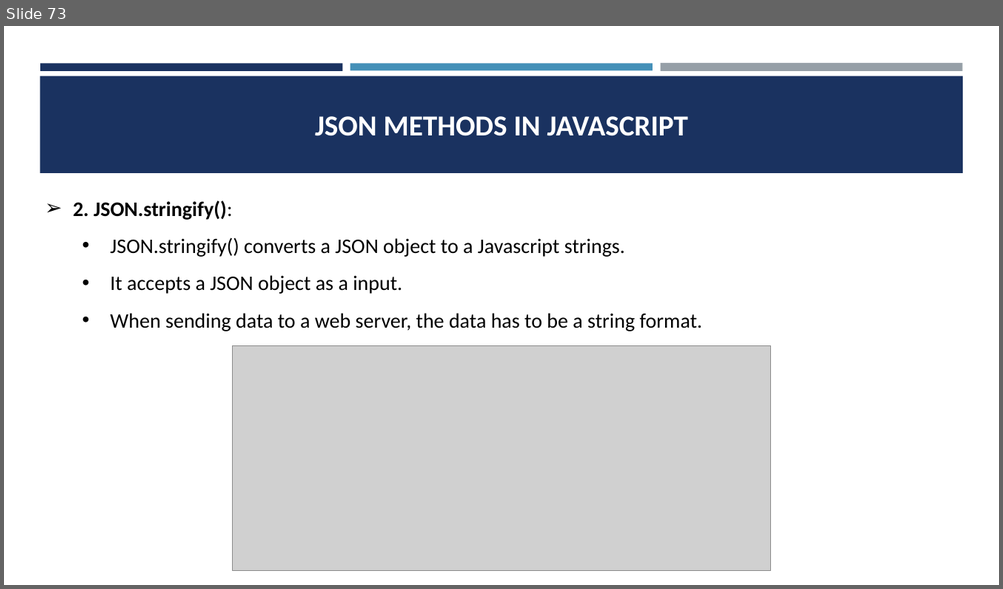
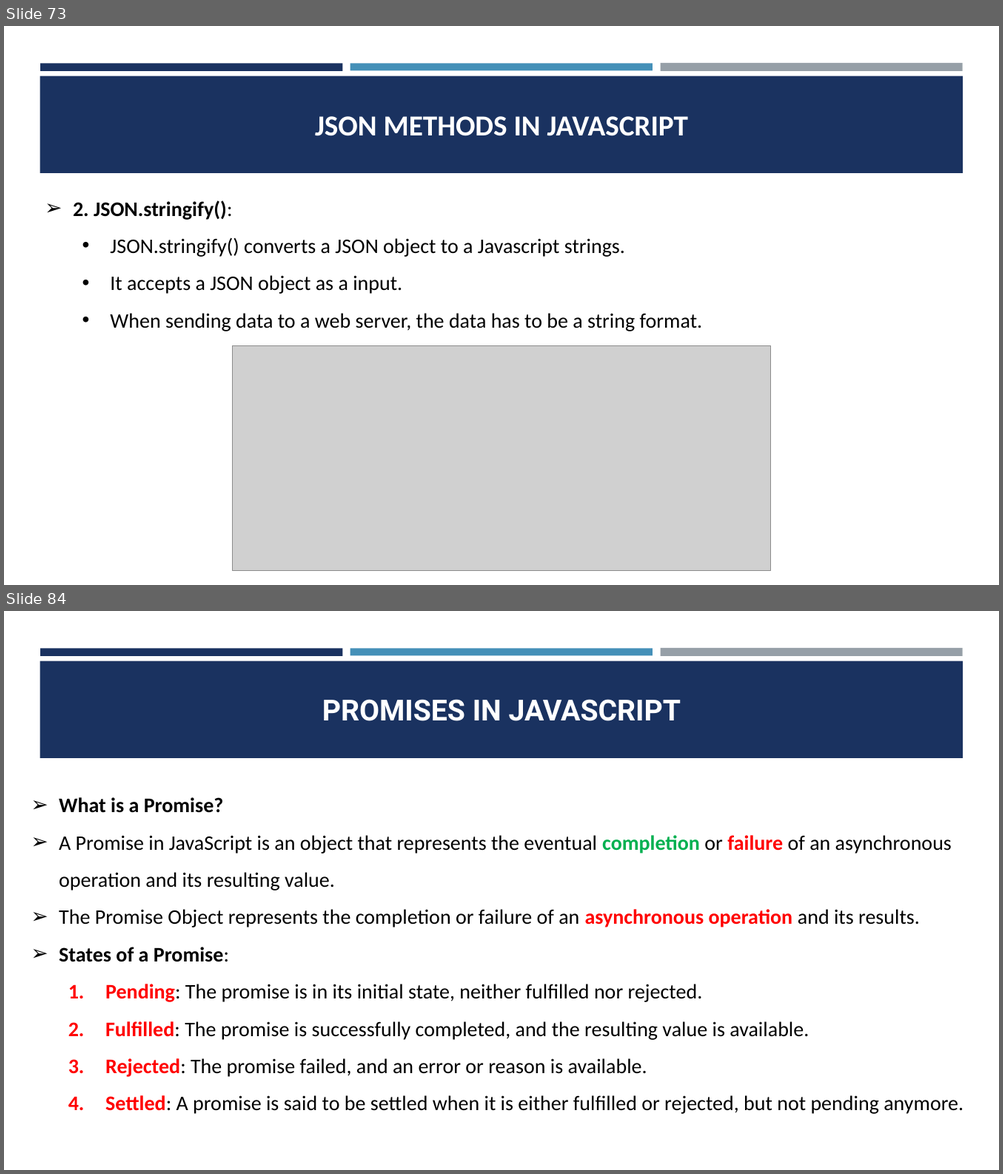
Before and after one commit to CodeCrafterRohit/PEC-Training, a slide deck: JAVASCRIPT/JAVASCRIPT PPT.pptx. Shown one above the other, each under a label of ours: slide 73 before the commit, slides 73 and 84 after it; the slides between them are not shown. The pictures are 1003x589 and 1003x1174 pixels, drawn with LibreOffice and Linux fonts; fonts in the diff are those of the drawing; grey boxes stand for pictures. Boxes give left, top, right and bottom in pixels: in the first picture for what was removed or moved away, otherwise in the second. Text is boxed around its words. In the diff, an @@ line names an element or a change of style, - is before the commit and + after.

Commit message:
JS DAY-11 Code and PPT Updated

```diff
--- a/JAVASCRIPT/JAVASCRIPT PPT.pptx
+++ b/JAVASCRIPT/JAVASCRIPT PPT.pptx
@@ slide 84 added at [4,611,999,1170], background #FFFFFF; not listed: 4 template elements that a slide beside it also shows @@
@@ title added at [322,699,681,721], 28 pt, text #FFFFFF, bold @@
+PROMISES IN JAVASCRIPT
@@ text added at [59,797,963,1114], 20 pt, text #000000 @@
+➢ What is a Promise?
+➢ A Promise in JavaScript is an object that represents the eventual completion or failure of an asynchronous operation and its resulting value.
+➢ The Promise Object represents the completion or failure of an asynchronous operation and its results.
+➢ States of a Promise:
+  1. Pending: The promise is in its initial state, neither fulfilled nor rejected.
+  2. Fulfilled: The promise is successfully completed, and the resulting value is available.
+  3. Rejected: The promise failed, and an error or reason is available.
+  4. Settled: A promise is said to be settled when it is either fulfilled or rejected, but not pending anymore.
```
Also in this commit, not shown: 18 other slides added, 18 other files.
